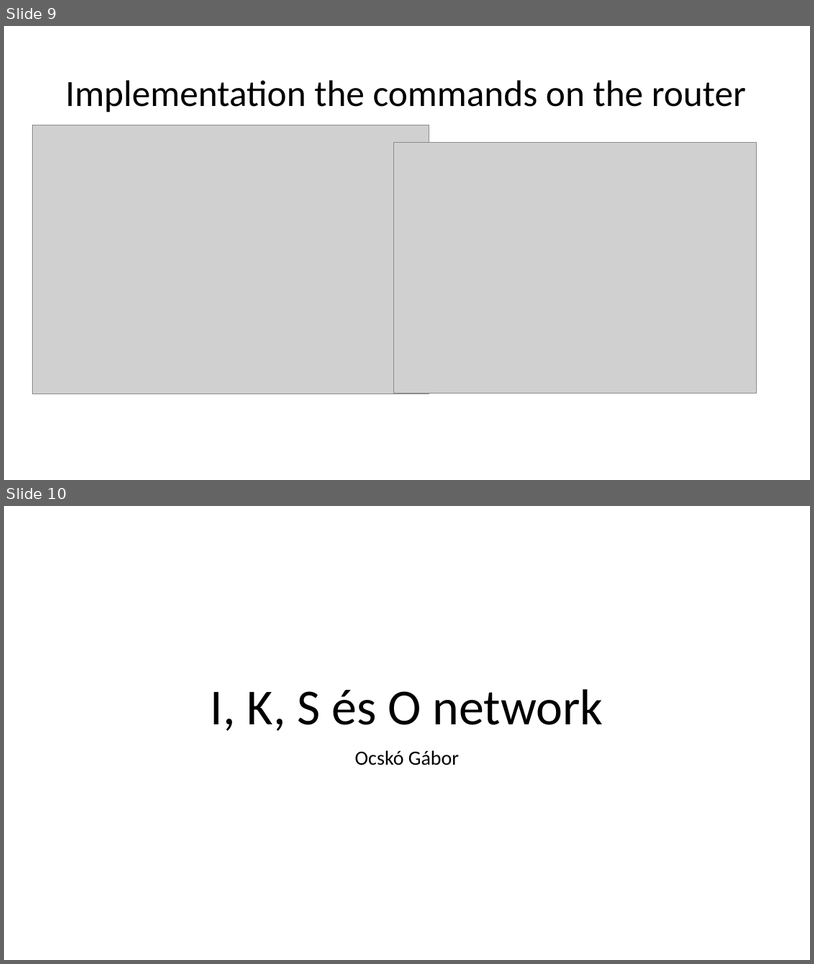
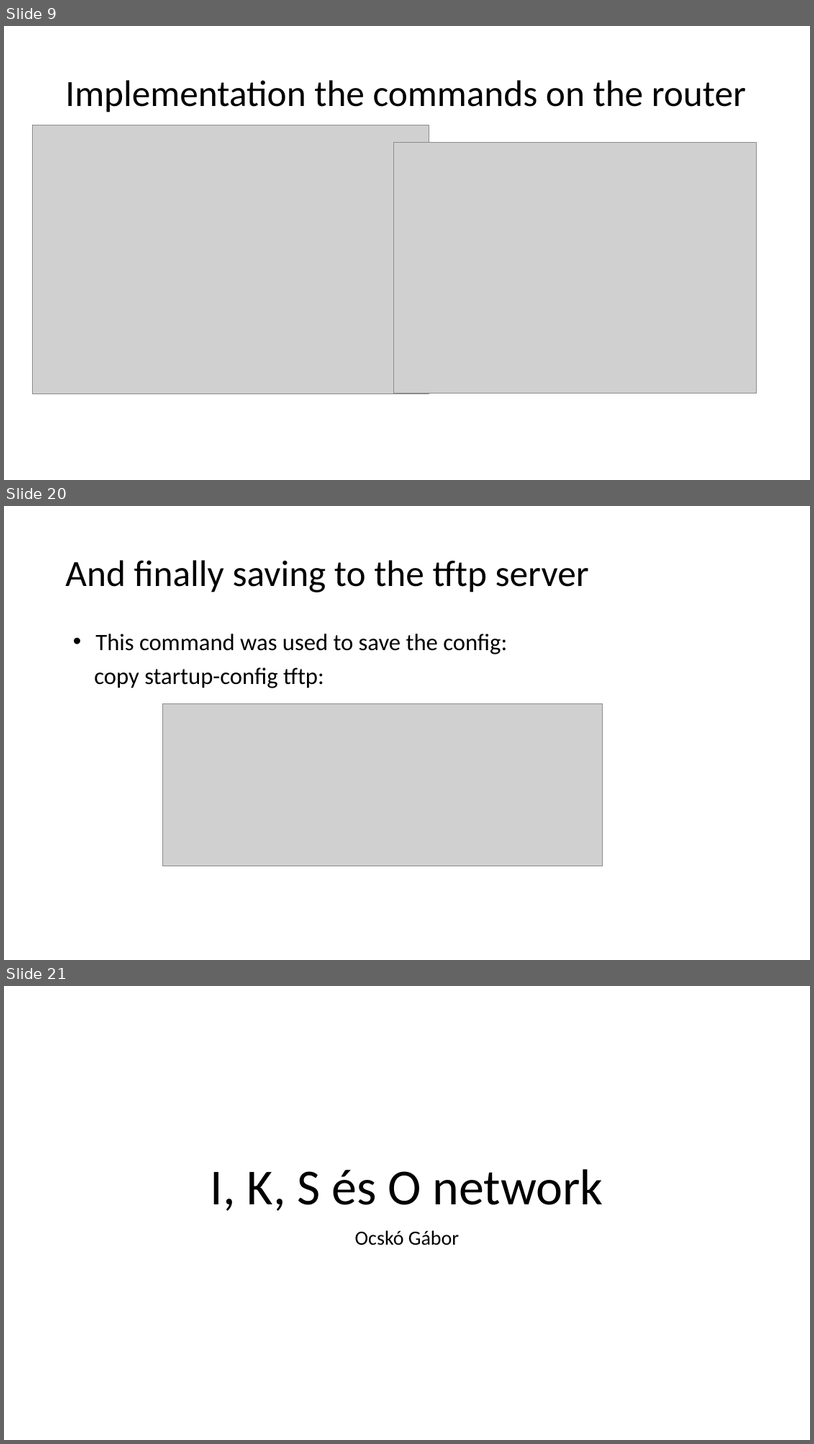
Before and after one commit to I-Izumi/School-project-network, a slide deck: Prezentációk/Projekt_English.pptx. Shown one above the other, each under a label of ours: slides 9 and 10 before the commit, slides 9, 20 and 21 after it; the slides between them are not shown. The pictures are 814x964 and 814x1444 pixels, drawn with LibreOffice and Linux fonts; fonts in the diff are those of the drawing; grey boxes stand for pictures. Boxes give left, top, right and bottom in pixels: in the first picture for what was removed or moved away, otherwise in the second. Text is boxed around its words. In the diff, an @@ line names an element or a change of style, - is before the commit and + after.

```diff
--- a/Prezentációk/Projekt_English.pptx
+++ b/Prezentációk/Projekt_English.pptx
@@ slide 20 added at [4, 506, 810, 960], background #FFFFFF @@
@@ title added at [65, 560, 589, 592], 44 pt, text #000000 @@
+And finally saving to the tftp server
@@ text added at [94, 633, 507, 688], 28 pt, text #000000 @@
+• This command was used to save the config:
+copy startup-config tftp:
@@ picture added at [163, 704, 603, 866] @@
@@ what was slide 10 is now slide 21 @@
```
Also in this commit, not shown: 10 other slides added.
